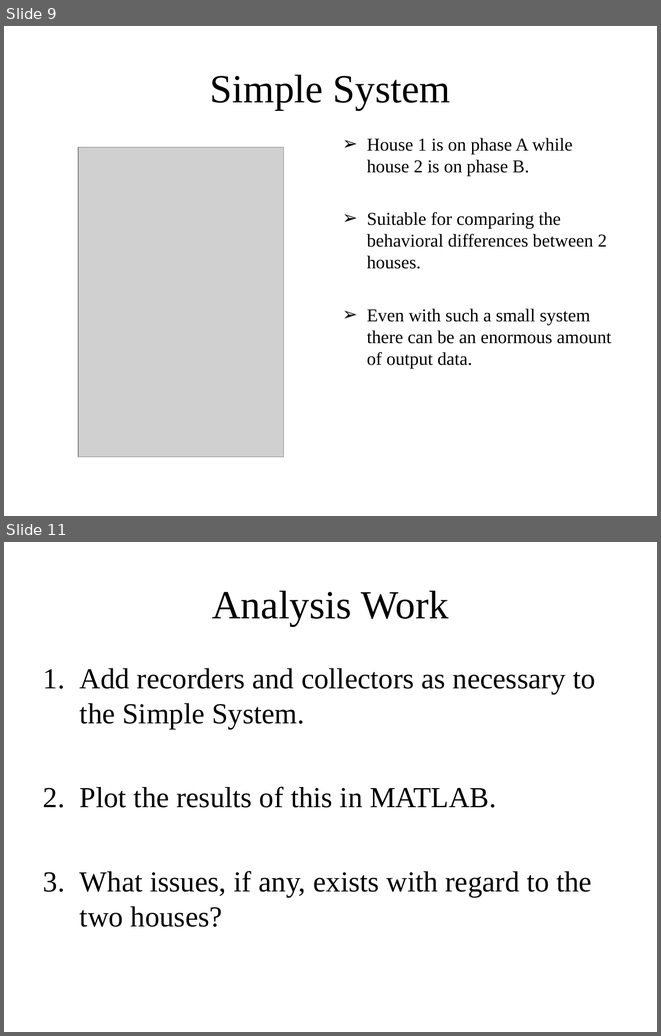
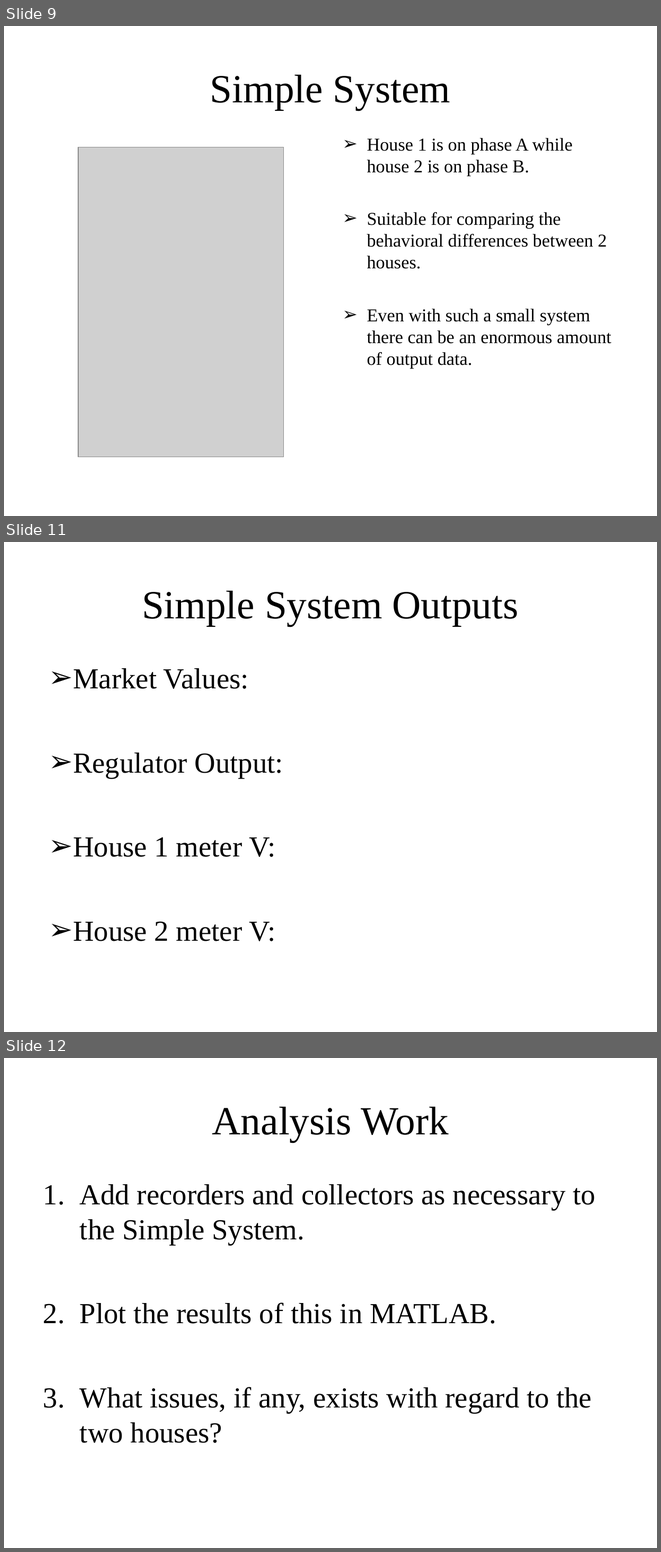
Before and after one commit to gridlab-d/course, a slide deck: Distribution Analysis Course/1.0 - Anual Analysis.ppt. Shown one above the other, each under a label of ours: slides 9 and 11 before the commit, slides 9, 11 and 12 after it; the slides between them are not shown. The pictures are 661x1036 and 661x1552 pixels, drawn with LibreOffice and Linux fonts; fonts in the diff are those of the drawing; grey boxes stand for pictures. Boxes give left, top, right and bottom in pixels: in the first picture for what was removed or moved away, otherwise in the second. Text is boxed around its words. In the diff, an @@ line names an element or a change of style, - is before the commit and + after.

```diff
--- a/Distribution Analysis Course/1.0 - Anual Analysis.ppt
+++ b/Distribution Analysis Course/1.0 - Anual Analysis.ppt
@@ slide 11 added at bbox=[4, 542, 657, 1032], background #FFFFFF @@
@@ title added at bbox=[142, 590, 518, 626], 44 pt, text #000000 @@
+Simple System Outputs
@@ text added at bbox=[73, 668, 283, 941], 32 pt, text #000000 @@
+➢ Market Values:
+➢ Regulator Output:
+➢ House 1 meter V:
+➢ House 2 meter V:
@@ what was slide 11 is now slide 12 @@
```
Also in this commit, not shown: 1 slide changed.
